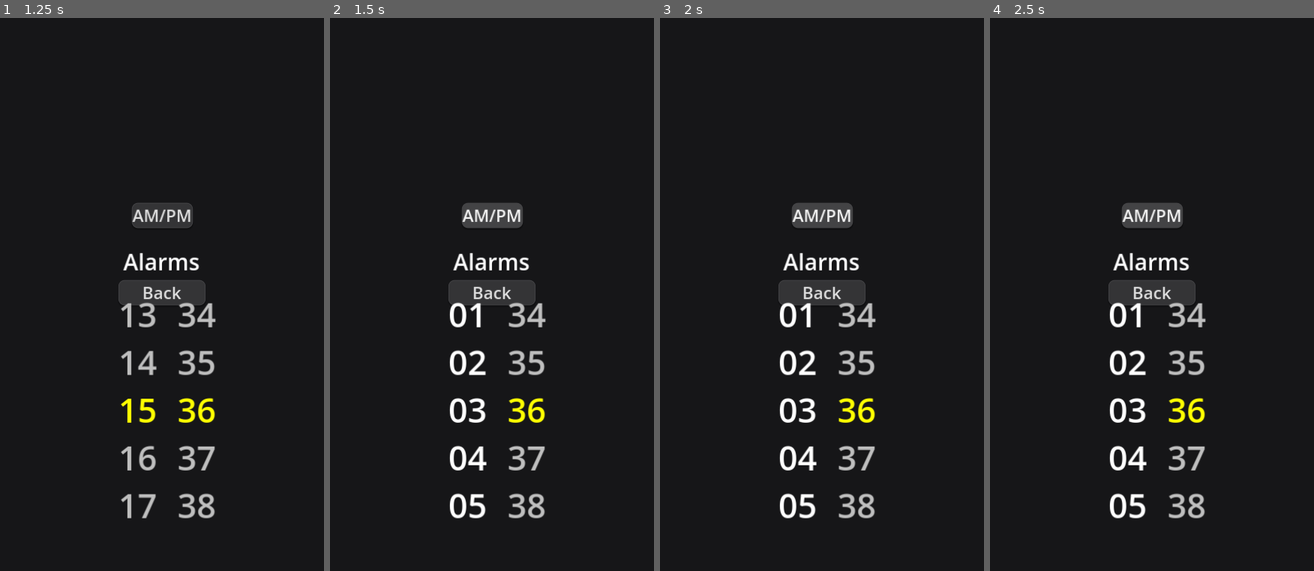
Above: before the commit, frames 1-4 (left to right).
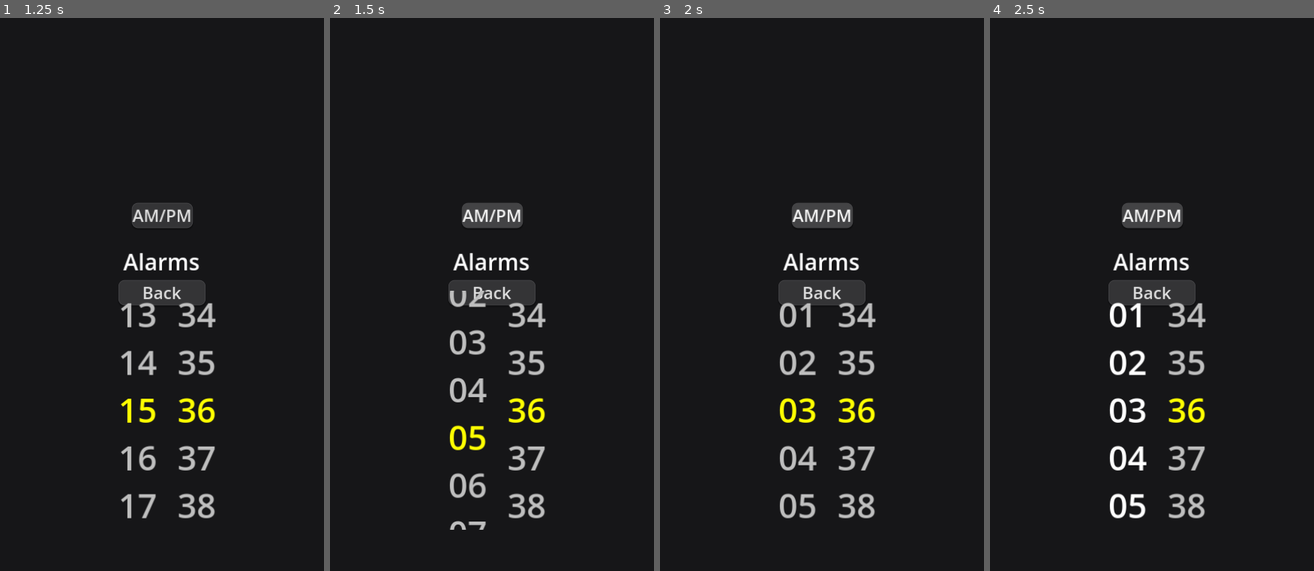
Above: after the commit, the same moments.

Repository: IrregularCelery/wakeuptcha
Game: Godot game, scene res://scenes/main.tscn
The game is run twice, just before and just after one commit, with the same random seed, the same clock (stepped at 60 frames per second) and the same inputs.
Inputs:
- Up to frame 1 (1.25 s): click "+" at 0.5 s
- Up to frame 2 (1.5 s): click "AM/PM" at 1.25 s
- Up to frame 3 (2 s): no input
- Up to frame 4 (2.5 s): click "AM/PM" at 2 s

Frame 1 is identical in both runs. In frame 2, 2.4% of the frame differs, in the area x 36-49%, y 49-93%; in frame 3, 1.2%; in frame 4, nothing differs.

Commit message:
Make the moving transition work for the `set_selected()` method in `NumberWheel` widget

Diff:
--- a/widgets/number_wheel.tscn
+++ b/widgets/number_wheel.tscn
@@ -81,8 +81,6 @@
 func set_selected(value: int):
 	selected = clamp(value, items_start, items_end)
 	index = selected - items_start
-
-	scroll_vertical = index * int(item_height)
 
 	_snap_to_nearest()
 
